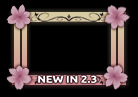
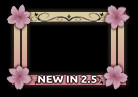
Layer changes from the first 138 × 97 image to the second:
painted on "NEW IN 1.5 make sure to add alpha" over (37, 74, 98, 85)
